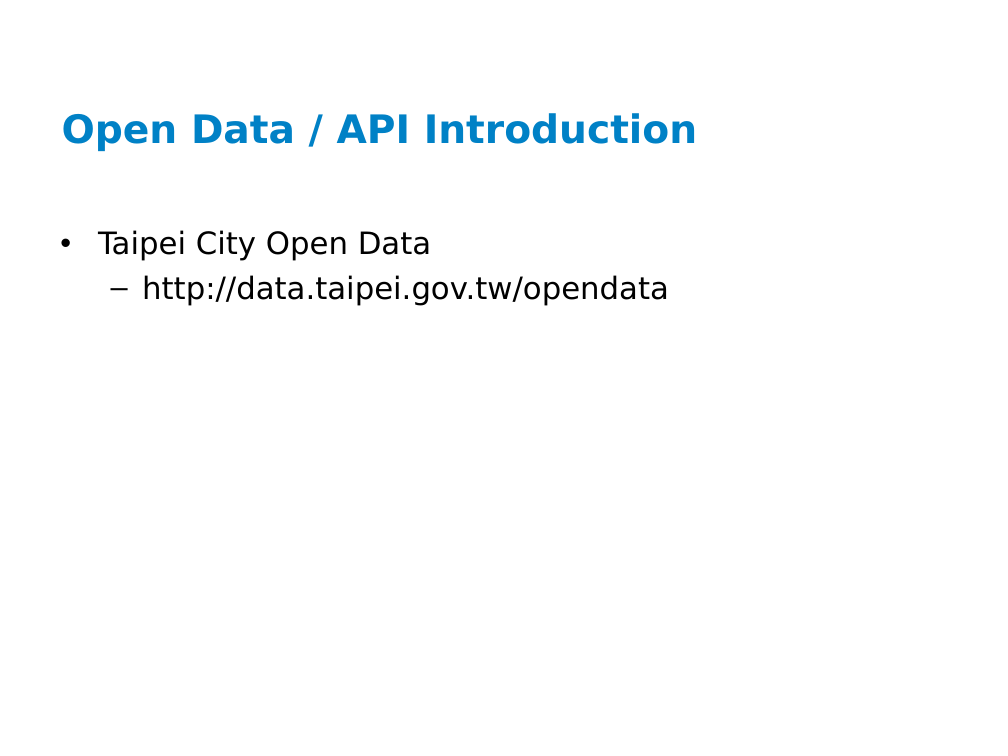
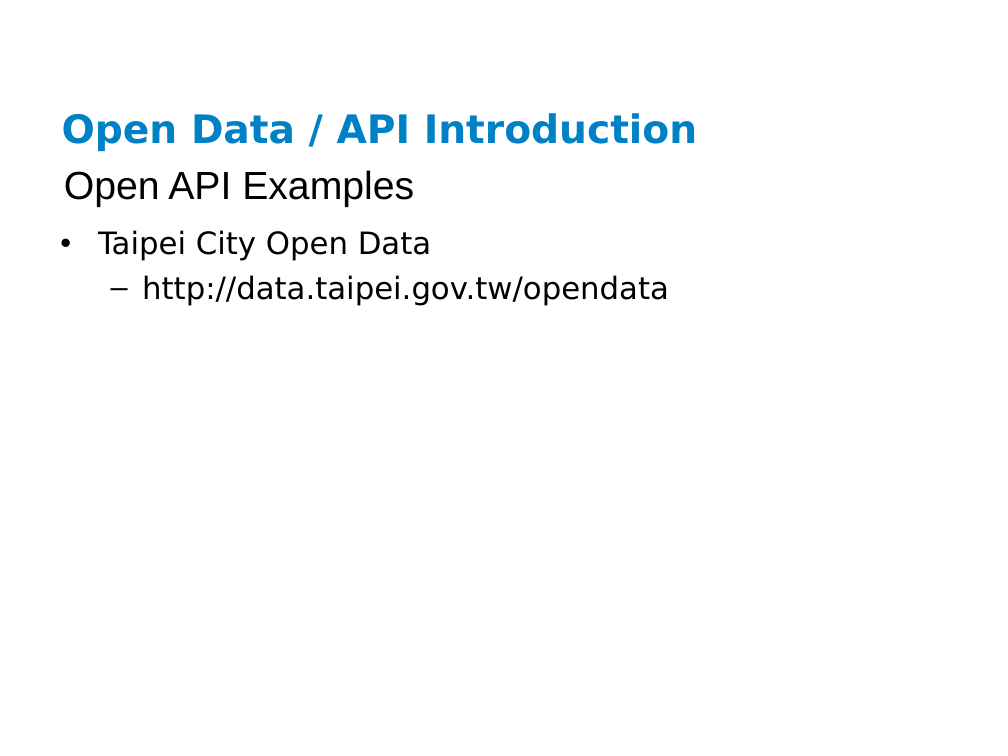
Before and after one commit to ianlin/small-data, a slide deck: slide 11 of training/data_etl.ppt (slide 7 before the commit). Drawn at 1008x756 pixels with LibreOffice and Linux fonts; fonts in the diff are those of the drawing; background and template pictures are left out. Boxes give left, top, right and bottom in pixels: in the first picture for what was removed or moved away, otherwise in the second. Text is boxed around its words. In the diff, an @@ line names an element or a change of style, - is before the commit and + after.

```diff
--- a/training/data_etl.ppt
+++ b/training/data_etl.ppt
@@ text added at [64,170,414,207], 28 pt, text #000000 @@
+Open API Examples
```
Also in this commit, not shown: 8 other slides changed, 4 slides added, 1 slide removed.
